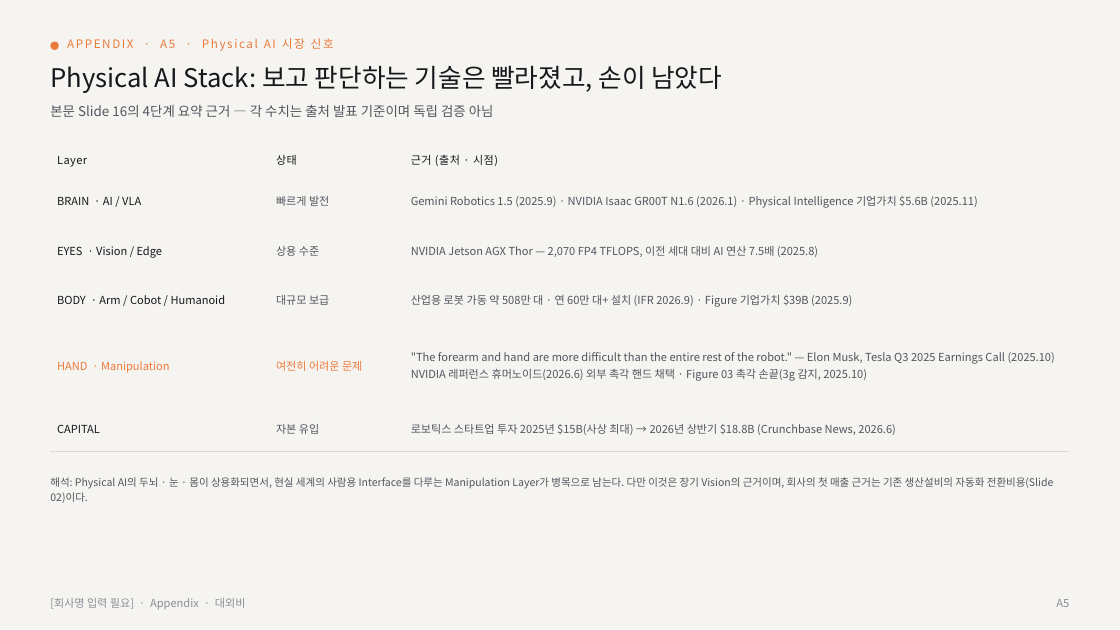
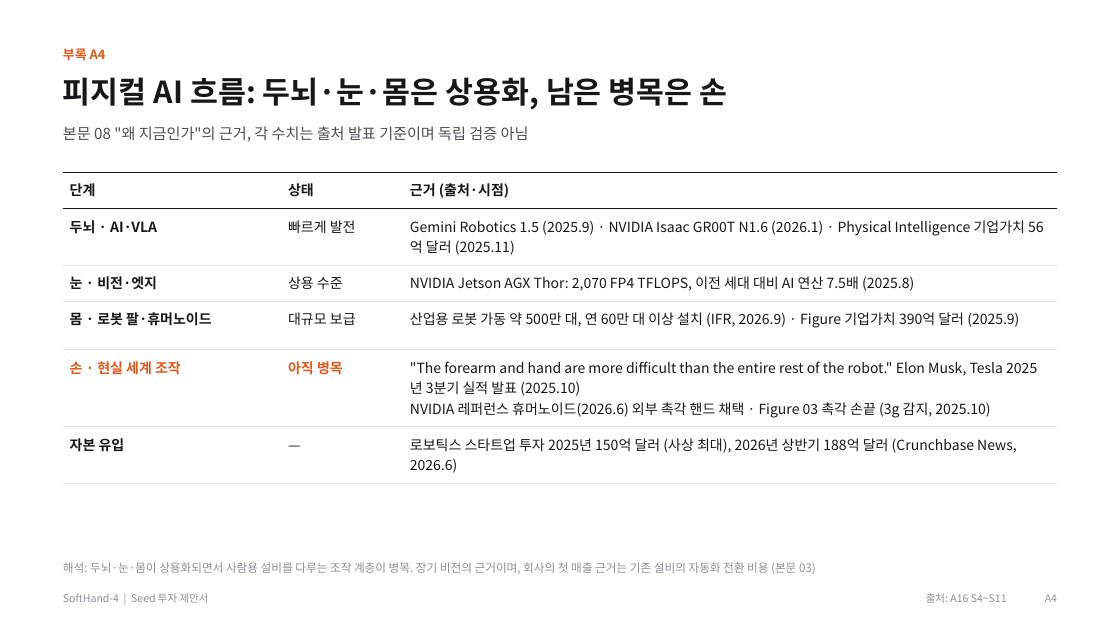
Before and after one commit to kimdonghyun2789-hash/D, a slide deck: slide 21 of SoftHand_Founding_Seed_IR_Deck_Final.pptx. Drawn at 1120x630 pixels with LibreOffice and Linux fonts; fonts in the diff are those of the drawing. Boxes give left, top, right and bottom in pixels: in the first picture for what was removed or moved away, otherwise in the second. Text is boxed around its words. In the diff, an @@ line names an element or a change of style, - is before the commit and + after.

```diff
--- a/SoftHand_Founding_Seed_IR_Deck_Final.pptx
+++ b/SoftHand_Founding_Seed_IR_Deck_Final.pptx
@@ background #F5F4F1 to #FFFFFF @@
@@ ellipse removed at (50, 41, 59, 50) @@
@@ text added at (63, 48, 106, 60), 11 pt, text #E2571B, bold @@
+부록 A4
@@ text removed at (50, 65, 722, 93) @@
-Physical AI Stack: 보고 판단하는 기술은 빨라졌고, 손이 남았다
@@ text at (63, 77, 727, 110): text changed; size 10 to 26 pt; text colour #EC7A3C to #15171A; bold on @@
-APPENDIX · A5 · Physical AI 시장 신호
+피지컬 AI 흐름: 두뇌·눈·몸은 상용화, 남은 병목은 손
@@ text at (63, 126, 529, 142): text changed; size 11.5 to 13 pt; text colour #51565E to #4A4F57 @@
-본문 Slide 16의 4단계 요약 근거 — 각 수치는 출처 발표 기준이며 독립 검증 아님
+본문 08 "왜 지금인가"의 근거, 각 수치는 출처 발표 기준이며 독립 검증 아님
@@ table at (63, 172, 1057, 477) @@
-row 1, column 1: Layer
+row 1, column 1: 단계
-row 1, column 3: 근거 (출처 · 시점)
+row 1, column 3: 근거 (출처·시점)
-row 2, column 1: BRAIN · AI / VLA
+row 2, column 1: 두뇌 · AI·VLA
-row 2, column 3: Gemini Robotics 1.5 (2025.9) · NVIDIA Isaac GR00T N1.6 (2026.1) · Physical Intelligence 기업가치 $5.6B (2025.11)
+row 2, column 3: Gemini Robotics 1.5 (2025.9) · NVIDIA Isaac GR00T N1.6 (2026.1) · Physical Intelligence 기업가치 56억 달러 (2025.11)
-row 3, column 1: EYES · Vision / Edge
+row 3, column 1: 눈 · 비전·엣지
-row 3, column 3: NVIDIA Jetson AGX Thor — 2,070 FP4 TFLOPS, 이전 세대 대비 AI 연산 7.5배 (2025.8)
+row 3, column 3: NVIDIA Jetson AGX Thor: 2,070 FP4 TFLOPS, 이전 세대 대비 AI 연산 7.5배 (2025.8)
-row 4, column 1: BODY · Arm / Cobot / Humanoid
+row 4, column 1: 몸 · 로봇 팔·휴머노이드
-row 4, column 3: 산업용 로봇 가동 약 508만 대 · 연 60만 대+ 설치 (IFR 2026.9) · Figure 기업가치 $39B (2025.9)
+row 4, column 3: 산업용 로봇 가동 약 500만 대, 연 60만 대 이상 설치 (IFR, 2026.9) · Figure 기업가치 390억 달러 (2025.9)
-row 5: HAND · Manipulation | 여전히 어려운 문제 | "The forearm and hand are more difficult than the entire rest of the robot." — Elon Musk, Tesla Q3 2025 Earnings Call (2025.10) / NVIDIA 레퍼런스 휴머노이드(2026.6) 외부 촉각 핸드 채택 · Figure 03 촉각 손끝(3g 감지, 2025.10)
+row 5: 손 · 현실 세계 조작 | 아직 병목 | "The forearm and hand are more difficult than the entire rest of the robot." Elon Musk, Tesla 2025년 3분기 실적 발표 (2025.10) / NVIDIA 레퍼런스 휴머노이드(2026.6) 외부 촉각 핸드 채택 · Figure 03 촉각 손끝 (3g 감지, 2025.10)
-row 6: CAPITAL | 자본 유입 | 로보틱스 스타트업 투자 2025년 $15B(사상 최대) → 2026년 상반기 $18.8B (Crunchbase News, 2026.6)
+row 6: 자본 유입 | — | 로보틱스 스타트업 투자 2025년 150억 달러 (사상 최대), 2026년 상반기 188억 달러 (Crunchbase News, 2026.6)
@@ size 9.5 to 12 pt in "상태", "빠르게 발전", "상용 수준", "대규모 보급" @@
@@ text colour #16181B to #15171A, letter spacing 0.4 to 0 pt, bold on in "상태" @@
@@ text colour #51565E to #15171A in "빠르게 발전", "상용 수준", "대규모 보급" @@
@@ line spacing 1.05 to 1 @@
@@ borders changed @@
@@ table: place and size @@
-table at (50, 145, 1070, 451)
+table at (63, 172, 1057, 477)
@@ text at (63, 562, 816, 574): text changed; size 9 to 10 pt; text colour #51565E to #8C9198 @@
-해석: Physical AI의 두뇌 · 눈 · 몸이 상용화되면서, 현실 세계의 사람용 Interface를 다루는 Manipulation Layer가 병목으로 남는다. 다만 이것은 장기 Vision의 근거이며, 회사의 첫 매출 근거는 기존 생산설비의 자동화 전환비용(Slide 02)이다.
+해석: 두뇌·눈·몸이 상용화되면서 사람용 설비를 다루는 조작 계층이 병목. 장기 비전의 근거이며, 회사의 첫 매출 근거는 기존 설비의 자동화 전환 비용 (본문 03)
@@ text added at (63, 593, 209, 603), 9 pt, text #8C9198 @@
+SoftHand-4 | Seed 투자 제안서
@@ text at (926, 593, 1007, 603): text changed; size 9.5 to 9 pt; text colour #8A8F97 to #8C9198 @@
-[회사명 입력 필요] · Appendix · 대외비
+출처: A16 S4~S11
@@ text at (1045, 594, 1057, 602): text changed; size 9.5 to 9 pt; text colour #8A8F97 to #8C9198 @@
-A5
+A4
```
Also in this commit, not shown: 21 other slides changed, 11 slides added, 11 slides removed, 44 other files.
